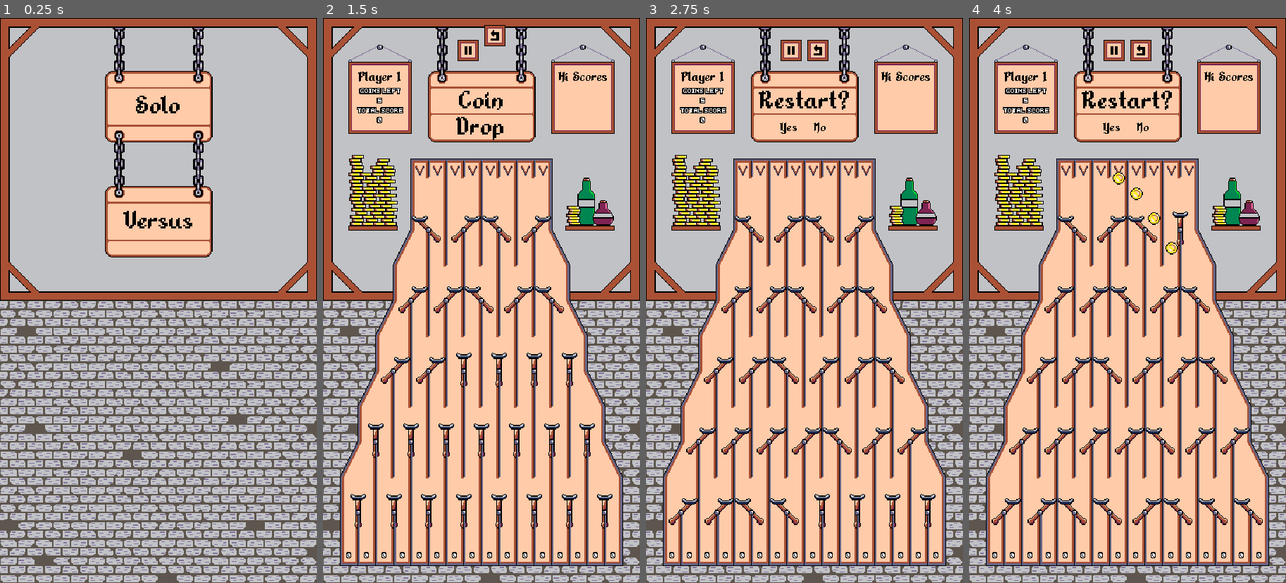
Above: before the commit, frames 1-4 (left to right).
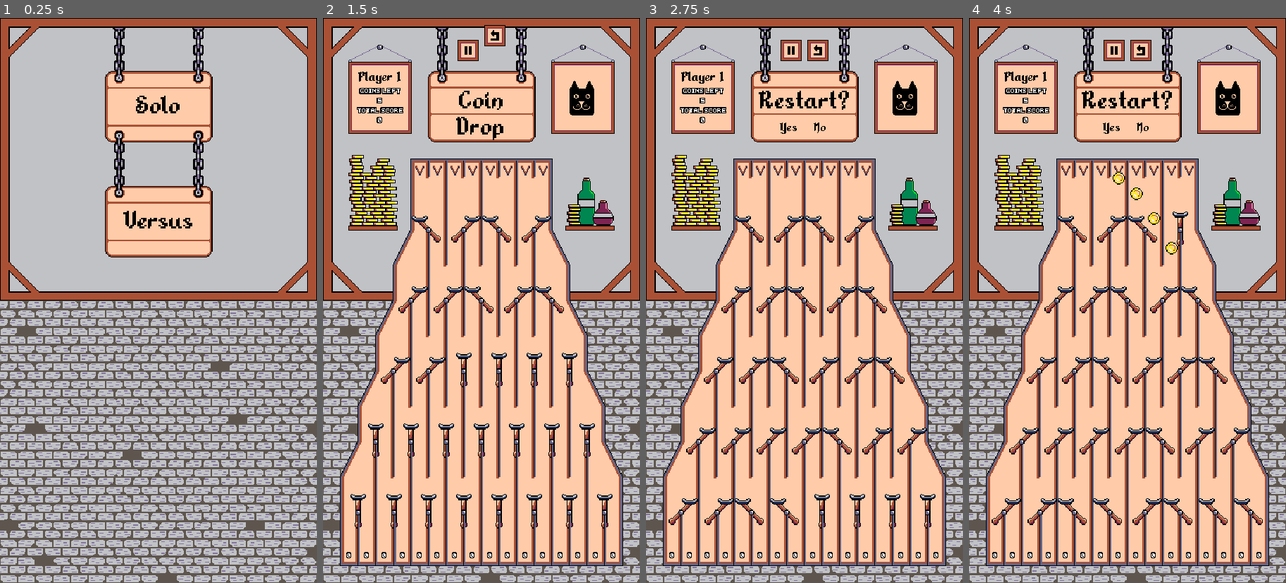
Above: after the commit, the same moments.

Repository: nico-bebop/Coin-Drop
Game: Godot game, scene res://menu/main_menu.tscn
Same seed, same stepped clock (60 frames per second), same inputs: the game is played once before the commit and once after it.
Inputs (mouse positions are in pixels of both pictures, inside the frame that each line leads up to):
- Up to frame 1 (0.25 s): no input
- Up to frame 2 (1.5 s): click "Solo" at 0.5 s; move the mouse to (418, 170) at 1.27 s; click (418, 170) at 1.35 s
- Up to frame 3 (2.75 s): click (817, 51) at 2 s
- Up to frame 4 (4 s): click (1140, 51) at 2.75 s; click (1140, 51) at 3.5 s

The runs differ from the first frame. In frame 1, less than 0.1% of the frame differs, in the area x 16-84%, y 51-81%; in frame 2, 0.6%, in the area x 74-90%, y 9-53%; in frame 3, 0.6%; in frame 4, 0.6%.

Commit message:
Placeholder portrait

Diff:
--- a/board/turn_system/single_player.tscn
+++ b/board/turn_system/single_player.tscn
@@ -1,10 +1,9 @@
-[gd_scene load_steps=6 format=2]
+[gd_scene load_steps=5 format=2]
 
 [ext_resource path="res://board/turn_system/single_player.gd" type="Script" id=1]
 [ext_resource path="res://assets/sprites/ui/shelf.png" type="Texture" id=2]
 [ext_resource path="res://board/turn_system/player.tscn" type="PackedScene" id=3]
-[ext_resource path="res://assets/sprites/ui/scoreboard.png" type="Texture" id=4]
-[ext_resource path="res://assets/fonts/alkhemikal16px.tres" type="DynamicFont" id=5]
+[ext_resource path="res://assets/sprites/ui/portrait.png" type="Texture" id=4]
 
 [node name="SinglePlayer" type="Control"]
 margin_right = 64.0
@@ -24,24 +23,12 @@
 margin_right = 40.0
 margin_bottom = 40.0
 
-[node name="Scoreboard" type="Sprite" parent="MaxScores"]
+[node name="Portrait" type="Sprite" parent="MaxScores"]
 position = Vector2( 295, 81 )
 texture = ExtResource( 4 )
-hframes = 2
 
 [node name="CoinMeter" type="Sprite" parent="MaxScores"]
 position = Vector2( 303, 208 )
 texture = ExtResource( 2 )
 
-[node name="Label" type="Label" parent="MaxScores"]
-margin_left = 263.0
-margin_top = 59.0
-margin_right = 327.0
-margin_bottom = 75.0
-custom_colors/font_color = Color( 0, 0, 0, 1 )
-custom_fonts/font = ExtResource( 5 )
-text = "Hi Scores"
-align = 1
-valign = 1
-
 [editable path="Player"]
Binary file changed: assets/sprites/ui/background.png
Binary file added: assets/sprites/ui/portrait.png
Not shown, added: assets/sprites/ui/portrait.png.import
Binary file changed: assets/sprites/ui/shelf.png
